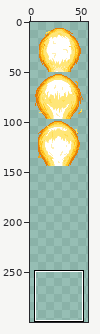
A sprite sheet gets an edit: Skills/GammaBurstFlash/GammaBurstFlashTail.png. The picture above shows the old version from afar; the outline marks the close-up.
Close-up. As it was:
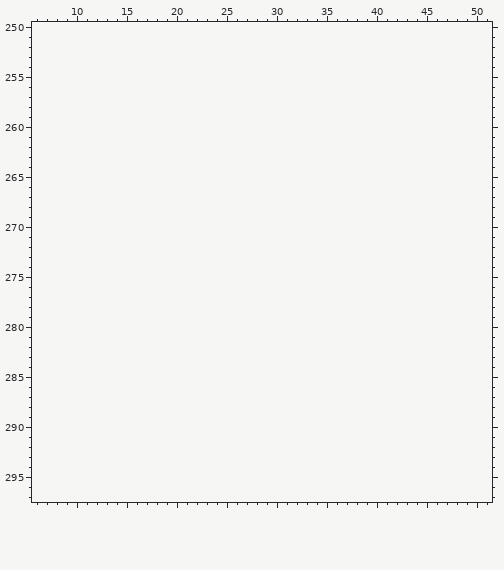
The file is 108x282 pixels, drawn in blocks of 2x2; one block is one cell here. Shown: x 6..51, y 250..297. The old version is drawn lined up with the new one, on the new canvas. The commit also changed other parts of the picture, which this record leaves out.
Once edited:
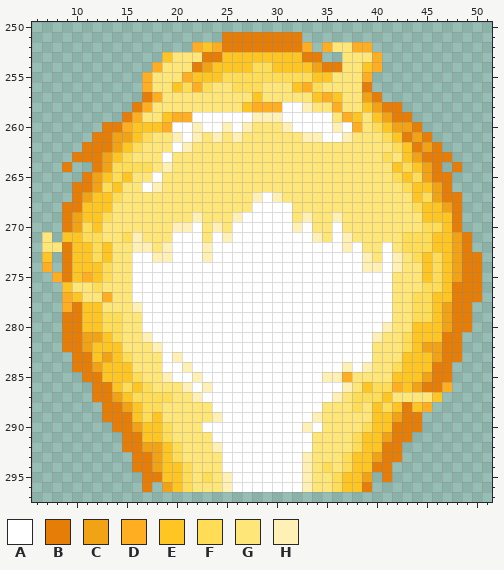
Palette (. is transparent): A #ffffff  B #e57d06  C #f2a215  D #ffad21  E #ffc623  F #ffdd56  G #ffe678  H #fff0b5
The exact change:
canvas 54x141 -> 58x300, the old top-left corner now at 2,4
Changed rows in their new state; - is an unchanged pixel.
first column x 7:
251 ------------------BBBBBBBB------------------
252 ---------------DEDBBBBBBBBD-DGGDD-----------
253 ------------EGGGBBEEEEEEEEBB--GGGD----------
254 -----------DGGGBCEEEEFFEEEECBBGGED----------
255 ----------DGGGDEEEFFFFFFFFFEEGGGD-----------
256 ----------DGGEFDFGGFFFGGGEDFGGGGB-----------
257 ----------BDGGGGGGGGGEGGGGGEDEGGCB----------
258 ---------BDGGGGGGGGGEDDDAAHGGDGGECBB--------
259 --------BDGGEDDAAAAAAHHHAAAAAGDEGECBB-------
260 ------BBDEEEDAAHAAHAHGGGHAAAAHADGFECCB------
261 -----BBCCEFGGHAHGHGHGGGGGGHHAAHGGGFEBCB-----
262 ----BBBCEFGGGAHGGGGGGGGGGGGGGGGGGGGFEBCB----
263 ---BBBCEFGGGAGGGGGGGGGGGGGGGGGGGGGFGECBBB---
264 --B--BCFFFFGHGGGGGGGGGGGGGGGGGGGGGGEFECB-B--
265 ----BCEFEGGAGGGGGGGGGGGGGGGGGGGGGGGFEFCBB---
266 ---BBCFEGGAHGGGGGGGGGGGGGGGGGGGGGGGGFEECB---
267 ---BCEEFGGGGGGGGGGGGGHAHGGGGGGGGGGGGGEFCBB--
268 --BBEEEGGGGGGGGGGGGGGAAAAGGGGGGGGGGGGFEECB--
269 --BCEEFGGGGGGGGHGGGHAAAAAGHGGHGGGGGGGGEEEB--
270 --BCFEGGGGGGGHHAGHGAAAAAAHAGGAGGGGGGGGFFEB--
271 G-EEFFGGFHGGGAAAGAHAAAAAAAAHGAHGGGGGFFFEECB-
272 GGBEEFEGGHHGHAAAHAAAAAAAAAAAAAHAGGAGFFFEECB-
273 E-BEEFEGGAAHHAAAHAAAAAAAAAAAAAAAHGAHGFEFECBB
274 D-BEEEFGGAAAAAAAAAAAAAAAAAAAAAAAHHAHGGEFECBB
275 -DBEDEFGGAAAAAAAAAAAAAAAAAAAAAAAAAAGGGEFECBB
276 --EGGFGGGAAAAAAAAAAAAAAAAAAAAAAAAAAGGGFFEBBB
277 --DEGGDGGAAAAAAAAAAAAAAAAAAAAAAAAAAGGFFEEBBB
278 --DBEEGGGHAAAAAAAAAAAAAAAAAAAAAAAAAGGFFECBB-
279 --BBEEFFGGAAAAAAAAAAAAAAAAAAAAAAAAAGGFFECBB-
280 --BBEEFFGGAAAAAAAAAAAAAAAAAAAAAAAAHGGEEECBB-
281 --BBCCEFGGHAAAAAAAAAAAAAAAAAAAAAAHGGFEEEBB--
282 --BBCEEEGGGHAAAAAAAAAAAAAAAAAAAAAGGGFECCBB--
283 ---BBECEFGGGAHAAAAAAAAAAAAAAAAAAAGGGEEECBB--
284 ---BBCEEEGGGAAHAAAAAAAAAAAAAAAHAHGGFEEEBB---
285 ----BBEEEFGGHAAHAAAAAAAAAAAAHHDGGGGEEECBB---
286 -----BBEFEFGGGHAHAAAAAAAAAAAAAHGEFFDECBBD---
287 -----BBCEFFFFGGHAAAAAAAAAAAAAHGFFFEGGGGE----
288 ------BBCEFFGGGGGAAAAAAAAAAAGGGFGEFEBED-----
289 ------BBBEFEGGGGGHAAAAAAAAAHGGGGGEECBB------
290 -------BBCEEFGGGAAAAAAAAAAHAGGGGFEEBBB------
291 --------BBEEFGGGGAAAAAAAAAAGGGGFEECBB-------
292 --------BBCCEFGGGHAAAAAAAAAGGGGFEEBB--------
293 ---------BBCEFGGGGAAAAAAAAHGGGFEECBB--------
294 ---------BBCEEFGGGAAAAAAAAHGFGFEEBB---------
295 ----------BBEEFGFGHAAAAAAAHGGFEEC-B---------
296 ----------B-CEFGGGHAAAAAAAHGGFEEB-----------
Where, in picture pixels (left, top, right, bottom), the same in both close-ups:
added: (42, 32, 482, 492)
